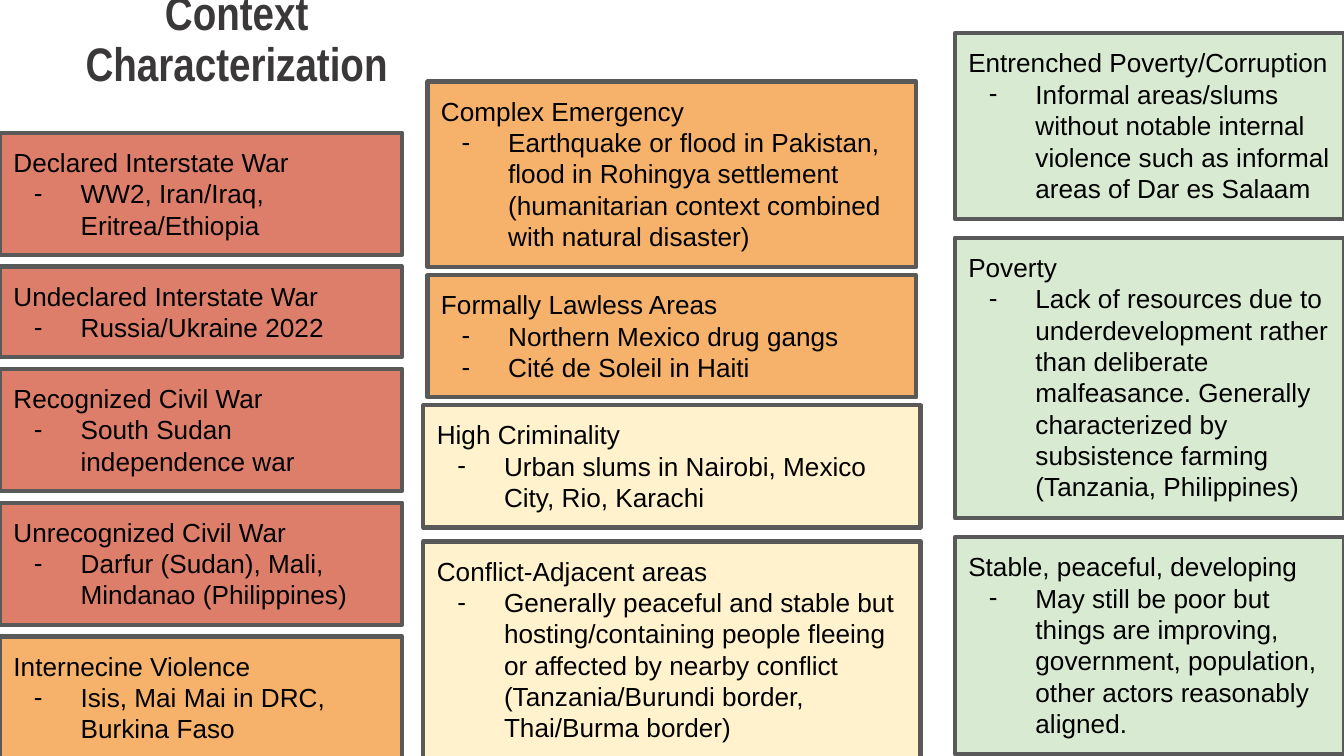
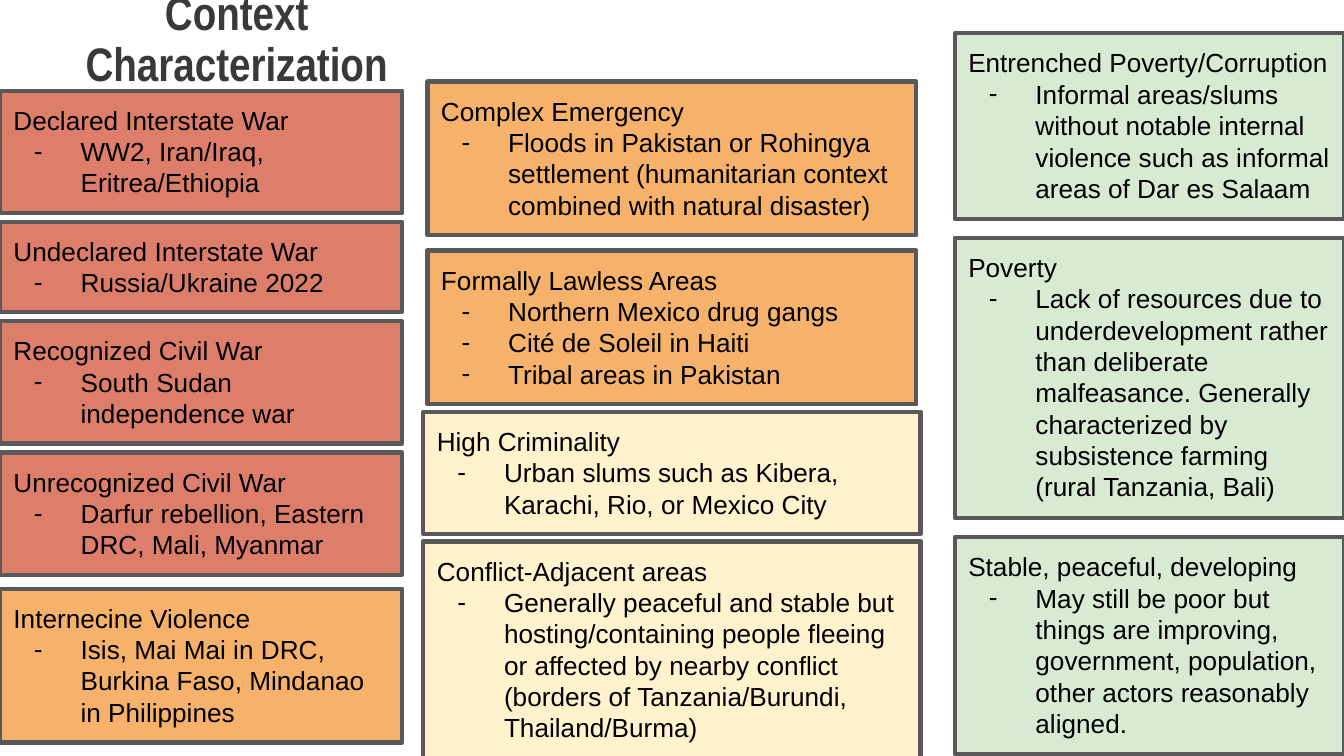
Before and after one commit to hotosm/data_protection_project, a slide deck: slide 13 of Learning_and_training/HOT Ethical Data and Protection Workshop.pptx (slide 10 before the commit). Drawn at 1344x756 pixels with LibreOffice and Linux fonts; fonts in the diff are those of the drawing; background and template pictures are left out. Boxes give left, top, right and bottom in pixels: in the first picture for what was removed or moved away, otherwise in the second. Text is boxed around its words. In the diff, an @@ line names an element or a change of style, - is before the commit and + after.

```diff
--- a/Learning_and_training/HOT Ethical Data and Protection Workshop.pptx
+++ b/Learning_and_training/HOT Ethical Data and Protection Workshop.pptx
@@ rectangle "Complex Emergency": place and size @@
-rectangle "Complex Emergency" at (427, 82, 917, 267)
+rectangle "Complex Emergency" at (427, 82, 917, 235)
@@ text in rectangle at (508, 133, 887, 221): text changed @@
-– Earthquake or flood in Pakistan, flood in Rohingya settlement (humanitarian context combined with natural disaster)
+– Floods in Pakistan or Rohingya settlement (humanitarian context combined with natural disaster)
@@ rectangle "Formally Lawless Areas": place and size @@
-rectangle "Formally Lawless Areas" at (427, 276, 917, 398)
+rectangle "Formally Lawless Areas" at (427, 250, 917, 403)
@@ text in rectangle at (1035, 289, 1327, 502): text changed @@
-– Lack of resources due to underdevelopment rather than deliberate malfeasance. Generally characterized by subsistence farming (Tanzania, Philippines)
+– Lack of resources due to underdevelopment rather than deliberate malfeasance. Generally characterized by subsistence farming (rural Tanzania, Bali)
@@ 3 rectangles: place and size @@
-3 rectangles at (0, 133, 402, 491)
+3 rectangles at (0, 90, 402, 444)
@@ text in rectangle at (508, 365, 780, 385): paragraph added @@
+– Tribal areas in Pakistan
@@ rectangle "High Criminality": place and size @@
-rectangle "High Criminality" at (423, 406, 921, 528)
+rectangle "High Criminality" at (423, 411, 921, 534)
@@ rectangle "Unrecognized Civil War": place and size @@
-rectangle "Unrecognized Civil War" at (0, 503, 402, 625)
+rectangle "Unrecognized Civil War" at (0, 453, 402, 575)
@@ text in rectangle at (504, 463, 839, 519): text changed @@
-– Urban slums in Nairobi, Mexico City, Rio, Karachi
+– Urban slums such as Kibera, Karachi, Rio, or Mexico City
@@ text in rectangle at (81, 504, 364, 560): text changed @@
-– Darfur (Sudan), Mali, Mindanao (Philippines)
+– Darfur rebellion, Eastern DRC, Mali, Myanmar
@@ rectangle "Internecine Violence": place and size @@
-rectangle "Internecine Violence" at (0, 637, 402, 756)
+rectangle "Internecine Violence" at (0, 589, 402, 742)
@@ text in rectangle at (504, 593, 893, 743): text changed @@
-– Generally peaceful and stable but hosting/containing people fleeing or affected by nearby conflict (Tanzania/Burundi border, Thai/Burma border)
+– Generally peaceful and stable but hosting/containing people fleeing or affected by nearby conflict (borders of Tanzania/Burundi, Thailand/Burma)
@@ text in rectangle at (81, 640, 364, 728): text changed @@
-– Isis, Mai Mai in DRC, Burkina Faso
+– Isis, Mai Mai in DRC, Burkina Faso, Mindanao in Philippines
```
Also in this commit, not shown: 5 other slides changed, 5 slides added, 2 slides removed, 8 other files.
